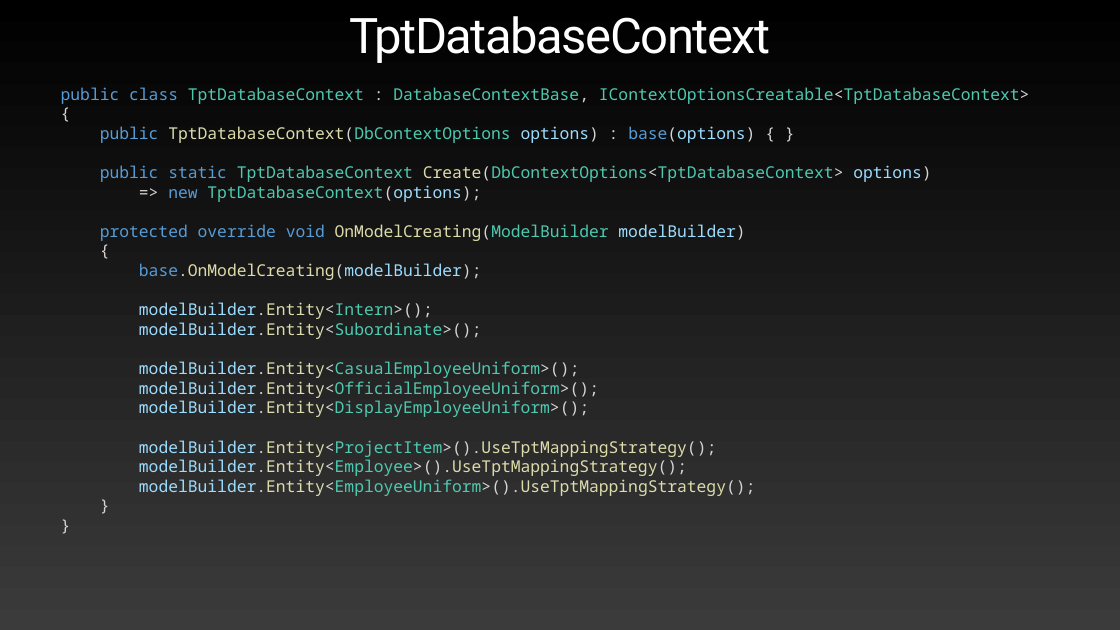
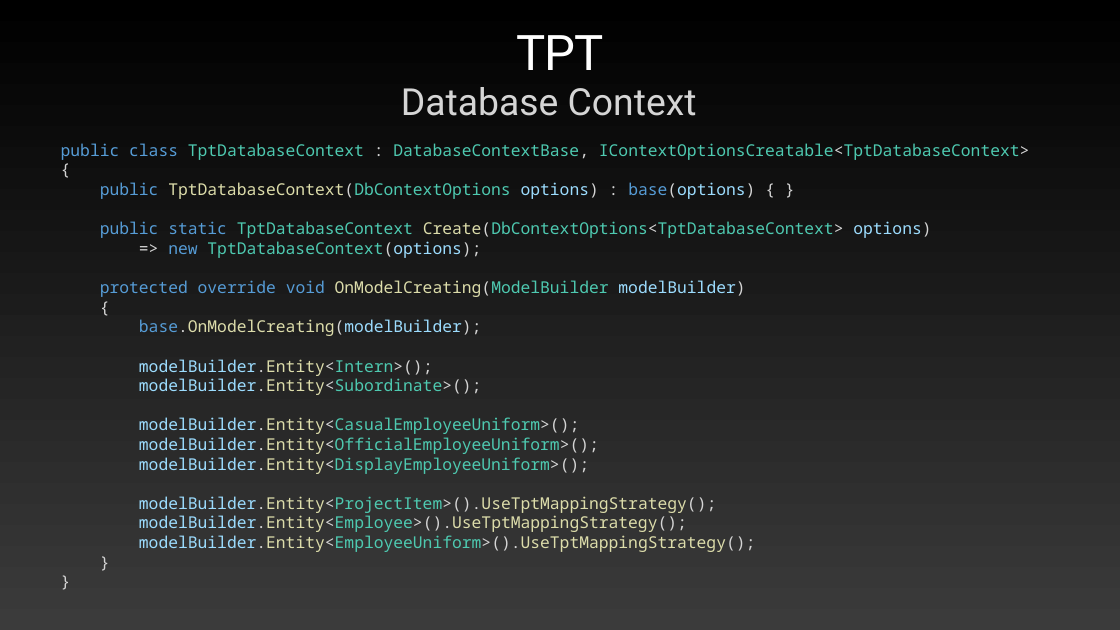
Before and after one commit to ronimizy/SpbDotNet.TPC, a slide deck: slide 16 of Docs/Presentation.pptx (slide 17 before the commit). Drawn at 1120x630 pixels with LibreOffice and Linux fonts; fonts in the diff are those of the drawing. Boxes give left, top, right and bottom in pixels: in the first picture for what was removed or moved away, otherwise in the second. Text is boxed around its words. In the diff, an @@ line names an element or a change of style, - is before the commit and + after.

```diff
--- a/Docs/Presentation.pptx
+++ b/Docs/Presentation.pptx
@@ title removed at [349,16,770,63] @@
-TptDatabaseContext
@@ title added at [517,35,603,70], 84 pt, text gradient #FFFFFF to #929292 @@
+TPT
@@ text added at [401,87,697,116], 64 pt, text #D5D5D5 @@
+Database Context
@@ text "public class TptDatabaseContext : DatabaseContextBase, ...": place and size @@
-text "public class TptDatabaseContext : DatabaseContextBase, ..." at [61,87,1030,496]
+text "public class TptDatabaseContext : DatabaseContextBase, ..." at [61,143,1030,552]
```
Also in this commit, not shown: 9 other slides changed, 26 slides added, 1 slide removed, 9 other files.
